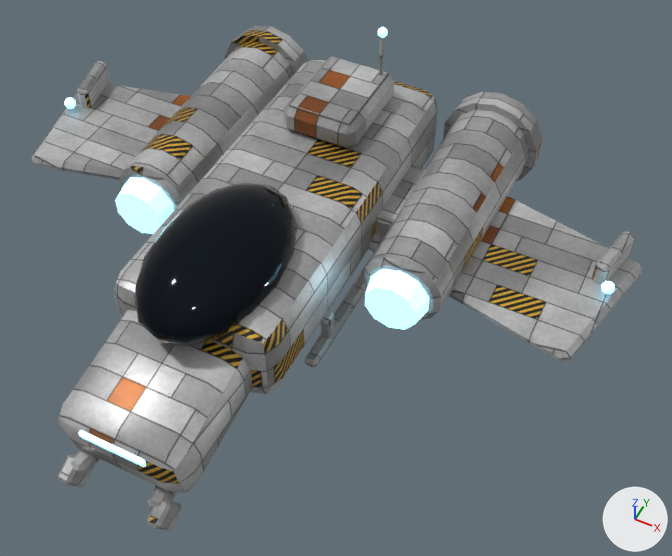
An edit to the glTF model public/assets/models/ship.glb, drawn before and after from the same camera.
One viewpoint serves both versions: a 50 mm lens placed at (1.27, -2.13, 2.5), pointed at (0.29, -0.16, 0.05). The axes (+X, +Y, +Z) are drawn at lower right. The lights are the same throughout. The older version comes first. Vertices at exactly the same position are counted once.

Names of what the first picture shows: 'SalvageTug'.
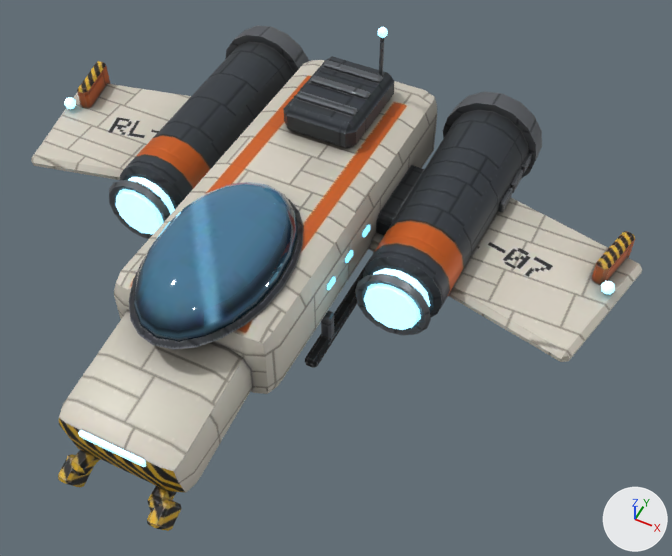
The change, as a list of edits to the scene's bpy script:
```text
Change mat_hull:
    remove # nodes: BsdfPrincipled, OutputMaterial, TexImage
    remove # uses the picture img_shiphull
    nodes: BsdfPrincipled, NormalMap, OutputMaterial, SeparateColor, TexImage x4
    uses the picture img_hull_base
    uses the picture img_hull_emissive
    uses the picture img_hull_normal
    uses the picture img_hull_orm
Change me_salvagetug:
    remove me_salvagetug.from_pydata(...)  # 1092 vertices, 2052 faces; spans x -1.25..1.25, y -1.18..0.86, z -0.23..0.56
    add me_salvagetug.from_pydata(...)  # 1848 vertices, 3504 faces; spans x -1.25..1.25, y -1.18..0.86, z -0.23..0.56
    me_salvagetug part 1: the loose piece of 24 vertices spanning x -0.51..-0.17, y 0.13..0.47, z 0.0..0.1 is copied, and the copy is scaled about its middle by (0.739, 0.0869, 0.172), then moved by (0.34, 0.04, 0.32); it spans x -0.12..0.12, y 0.32..0.36, z 0.36..0.38
    me_salvagetug part 2: the loose piece of 24 vertices spanning x -0.51..-0.17, y 0.13..0.47, z 0.0..0.1 is copied, and the copy is scaled about its middle by (0.739, 0.0869, 0.172), then moved by (0.34, 0.15, 0.32); it spans x -0.12..0.12, y 0.43..0.47, z 0.36..0.38
    me_salvagetug part 3: the loose piece of 24 vertices spanning x -0.51..-0.17, y 0.13..0.47, z 0.0..0.1 is copied, and the copy is scaled about its middle by (0.739, 0.0869, 0.172), then moved by (0.34, 0.26, 0.32); it spans x -0.12..0.12, y 0.54..0.58, z 0.36..0.38
    me_salvagetug part 4: the loose piece of 24 vertices spanning x 0.17..0.51, y 0.13..0.47, z 0.0..0.1 is copied, and the copy is scaled about its middle by (0.0433, 0.298, 0.57), then moved by (0.35, 0.18, 0.0); it spans x 0.68..0.7, y 0.43..0.53, z 0.03..0.08
    me_salvagetug part 5: the loose piece of 24 vertices spanning x 0.17..0.51, y 0.13..0.47, z 0.0..0.1 is copied, and the copy is scaled about its middle by (0.0433, 0.298, 0.57), then moved by (0.35, 0.3, 0.0); it spans x 0.68..0.7, y 0.55..0.65, z 0.03..0.08
    me_salvagetug part 6: the loose piece of 24 vertices spanning x 0.17..0.51, y 0.13..0.47, z 0.0..0.1 is copied, and the copy is scaled about its middle by (0.0433, 0.298, 0.57), then moved by (0.35, 0.42, 0.0); it spans x 0.68..0.7, y 0.67..0.77, z 0.03..0.08
    me_salvagetug part 7: the loose piece of 24 vertices spanning x 0.28..0.32, y -0.27..-0.23, z -0.17..-0.05 is copied, and the copy is scaled about its middle by (0.244, 1.46, 0.181), then moved by (0.01, 0.0, 0.23); it spans x 0.31..0.32, y -0.28..-0.22, z 0.11..0.13
    me_salvagetug part 8: the loose piece of 24 vertices spanning x 0.28..0.32, y -0.27..-0.23, z -0.17..-0.05 is copied, and the copy is scaled about its middle by (0.244, 1.46, 0.181), then moved by (0.01, 0.14, 0.23); it spans x 0.31..0.32, y -0.14..-0.09, z 0.11..0.13
    me_salvagetug part 9: the loose piece of 24 vertices spanning x 0.28..0.33, y -0.39..0.56, z -0.2..-0.16 is copied, and the copy is scaled about its middle by (0.21, 0.0479, 0.731), then moved by (0.01, -0.05, 0.3); it spans x 0.31..0.32, y 0.0..0.05, z 0.11..0.13
    me_salvagetug part 10: a new loose piece of 120 vertices spanning x -0.24..0.24, y -0.82..-0.06, z 0.24..0.27, in mat_hull
    me_salvagetug part 11: a new loose piece of 80 vertices spanning x -0.66..-0.38, y -0.21..-0.17, z -0.09..0.19, in mat_hull
    me_salvagetug part 12: a new loose piece of 80 vertices spanning x 0.38..0.66, y -0.21..-0.17, z -0.09..0.19, in mat_hull
    me_salvagetug part 13: 100 vertices moved from x -0.71..0.69, y -0.21..0.86, z -0.13..0.23 to x -0.68..0.72, y -0.21..0.86, z -0.13..0.23; 264 vertices removed from x -0.71..0.71, y -0.79..0.86, z -0.13..0.41; 380 vertices added at x -0.72..0.71, y -0.79..0.86, z -0.13..0.41
    me_salvagetug part 14: 1044 kept faces spanning x -1.25..1.25, y -1.18..0.85, z -0.23..0.54 get new texture (UV) coordinates
    other edits to the shape of me_salvagetug do not show in these pictures
    remove me_salvagetug.materials.append(mat_glass)  # black #0b1520
```

What differs and where, as boxes (x1, y1, x2, y2) in the pictures (672 x 556 px; the box of a moved part takes in the faces that stretch with it):
'SalvageTug', surface changed, reshaped
    before: (31, 26, 642, 531)
    after: (31, 25, 642, 531)
part 1 of me_salvagetug, added
    after: (297, 91, 357, 116)
part 2 of me_salvagetug, added
    after: (310, 75, 370, 99)
part 3 of me_salvagetug, added
    after: (323, 60, 383, 83)
part 4 of me_salvagetug, added
    after: (498, 188, 513, 212)
part 5 of me_salvagetug, added
    after: (510, 169, 523, 193)
part 6 of me_salvagetug, added
    after: (521, 152, 532, 175)
part 7 of me_salvagetug, added
    after: (327, 277, 336, 290)
part 8 of me_salvagetug, added
    after: (345, 250, 353, 263)
part 9 of me_salvagetug, added
    after: (362, 225, 370, 237)
part 10 of me_salvagetug, added
    after: (129, 198, 303, 349)
part 11 of me_salvagetug, added
    after: (109, 180, 171, 239)
part 12 of me_salvagetug, added
    after: (355, 273, 431, 336)
part 13 of me_salvagetug, moved or reshaped
    before: (115, 26, 543, 346)
    after: (116, 25, 542, 342)
part 14 of me_salvagetug, surface changed
    both: (31, 27, 642, 531)
